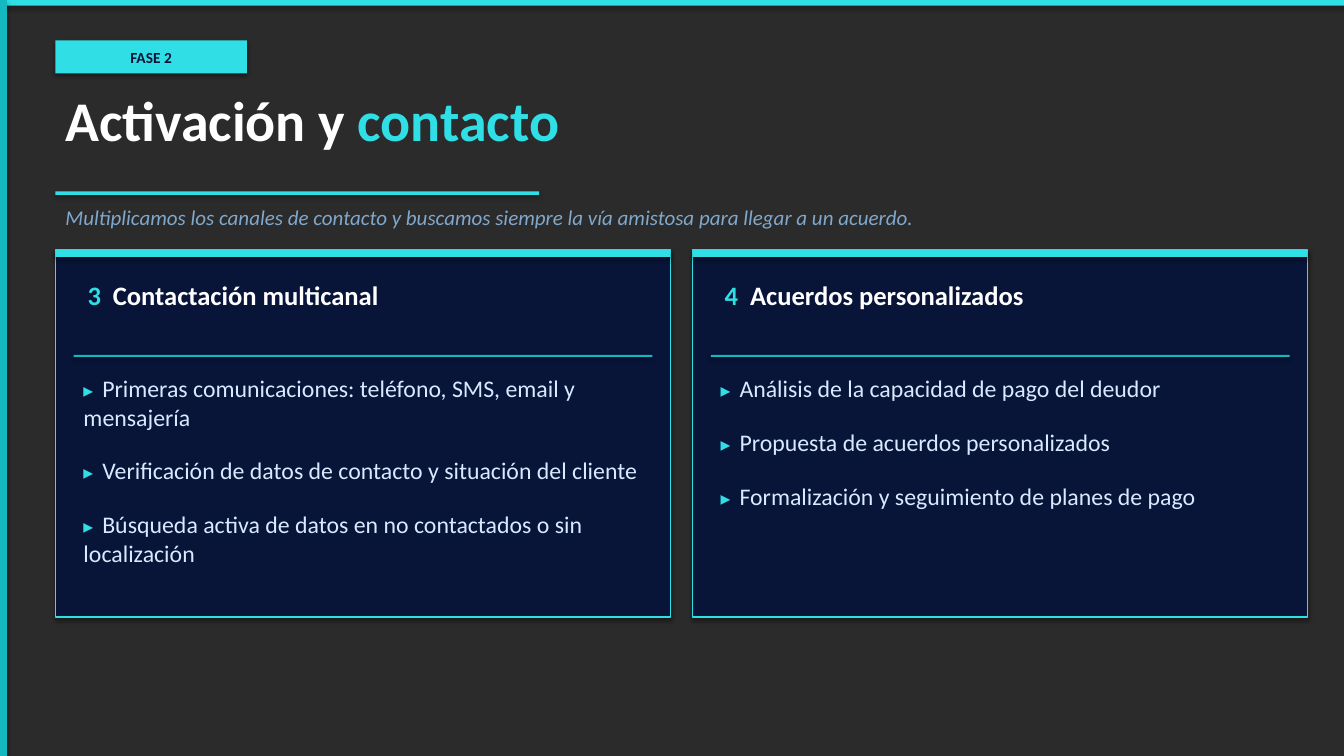
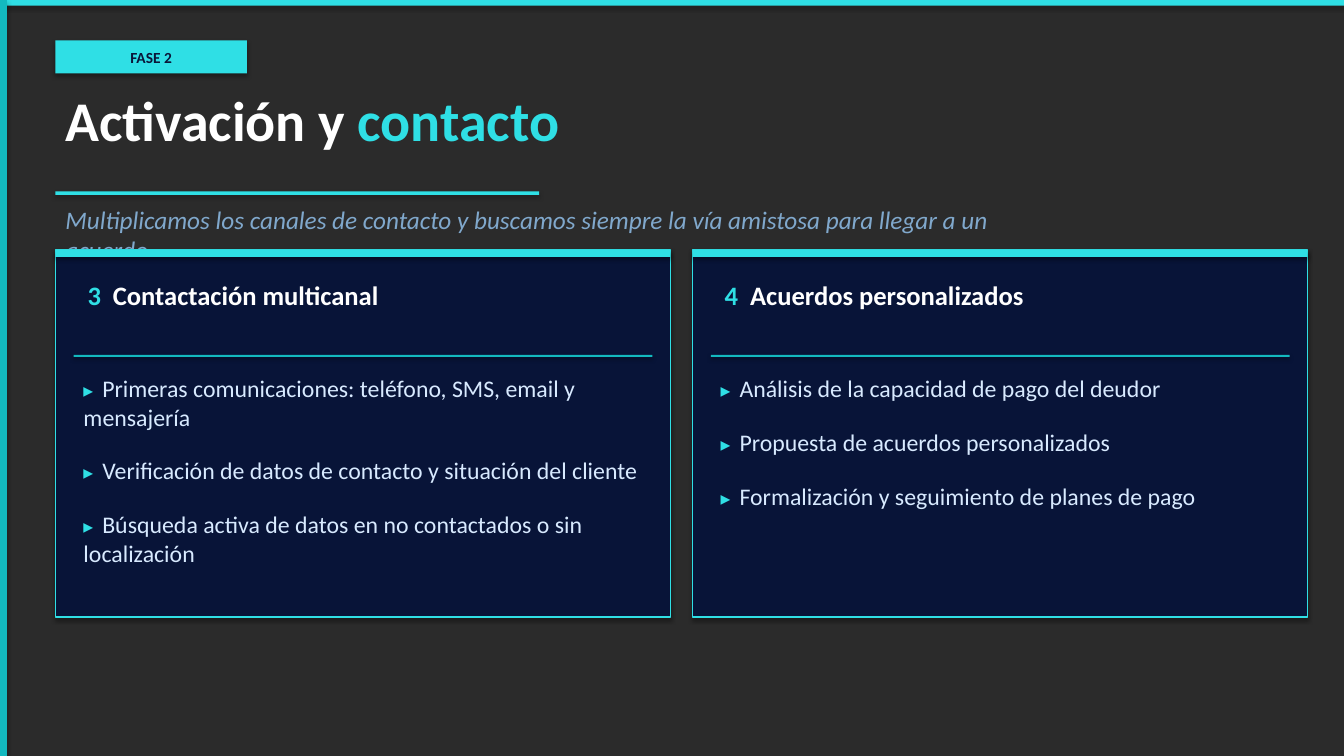
Before and after one commit to alejandroas010/alepixel-web, a slide deck: slide 3 of sendacredit_propuesta.pptx. Drawn at 1344x756 pixels with LibreOffice and Linux fonts; fonts in the diff are those of the drawing; background and template pictures are left out; a plain dark background stands for a picture behind light text. Boxes give left, top, right and bottom in pixels: in the first picture for what was removed or moved away, otherwise in the second. Text is boxed around its words. In the diff, an @@ line names an element or a change of style, - is before the commit and + after.

```diff
--- a/sendacredit_propuesta.pptx
+++ b/sendacredit_propuesta.pptx
@@ text "Multiplicamos los canales de contacto ..." at bbox=[65, 211, 987, 234]: size 15 to 18 pt @@
```
Also in this commit, not shown: 4 other slides changed, 2 other files.
